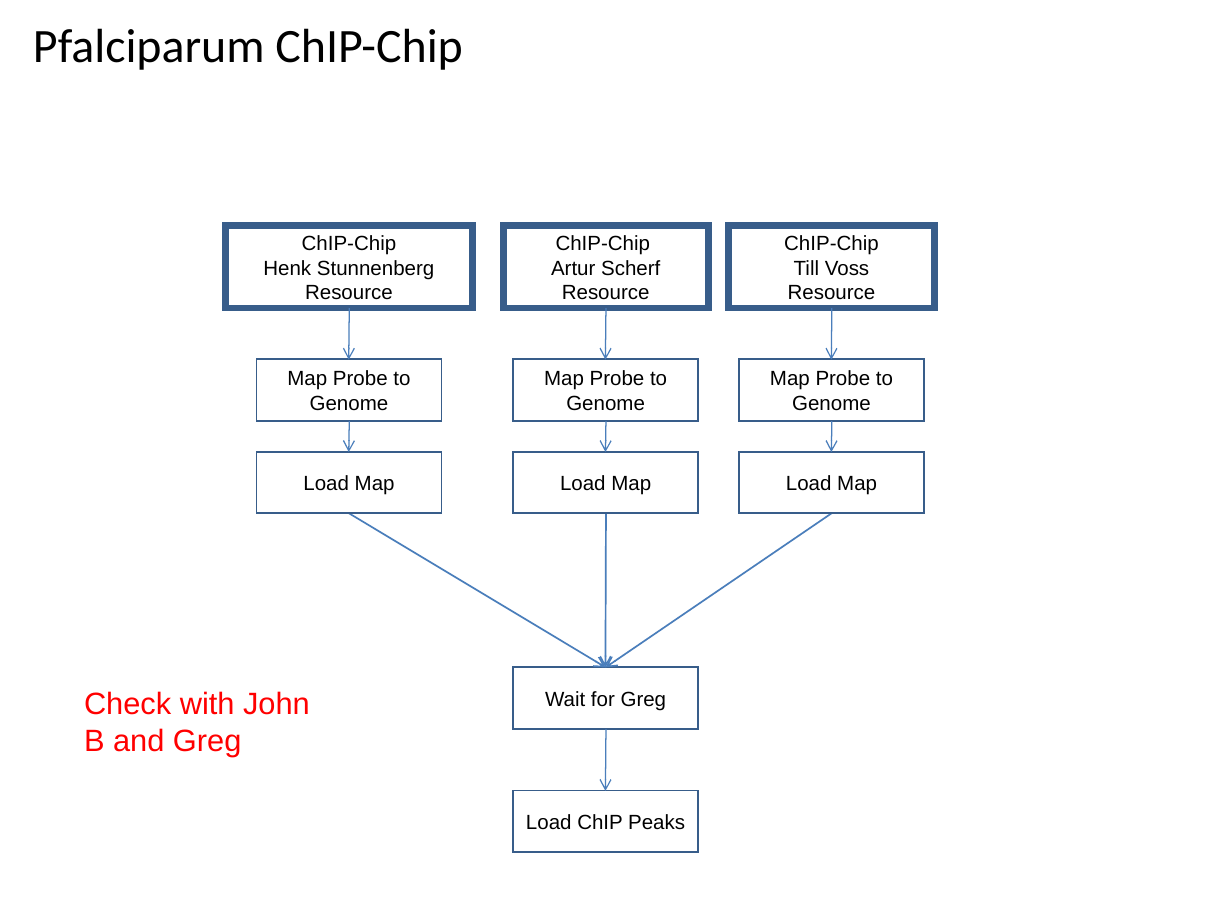
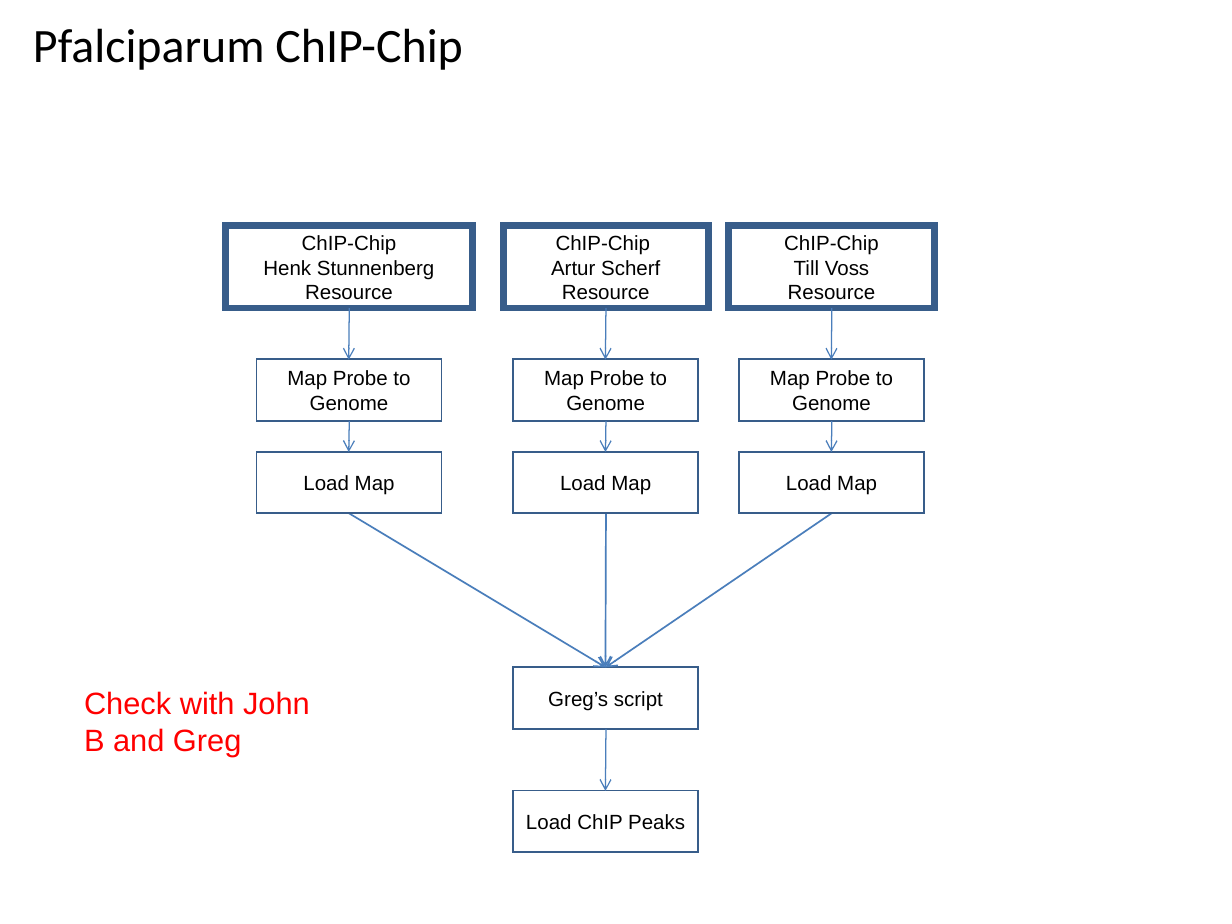
Before and after one commit to VEuPathDB/ApiCommonWorkflow, a slide deck: slide 12 of Main/doc/IntegratedWorkflow.ppt. Drawn at 1232x924 pixels with LibreOffice and Linux fonts; fonts in the diff are those of the drawing. Boxes give left, top, right and bottom in pixels: in the first picture for what was removed or moved away, otherwise in the second. Text is boxed around its words. In the diff, an @@ line names an element or a change of style, - is before the commit and + after.

```diff
--- a/Main/doc/IntegratedWorkflow.ppt
+++ b/Main/doc/IntegratedWorkflow.ppt
@@ text in rectangle at [548, 691, 663, 711]: text changed @@
-Wait for Greg
+Greg’s script
```
Also in this commit, not shown: 10 other slides changed.
